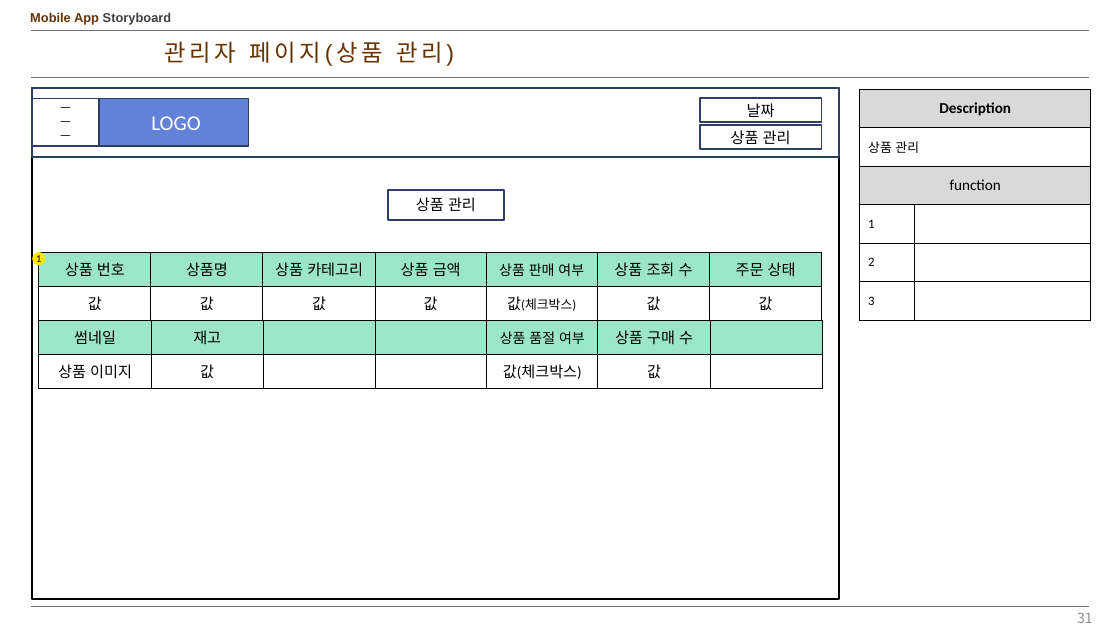
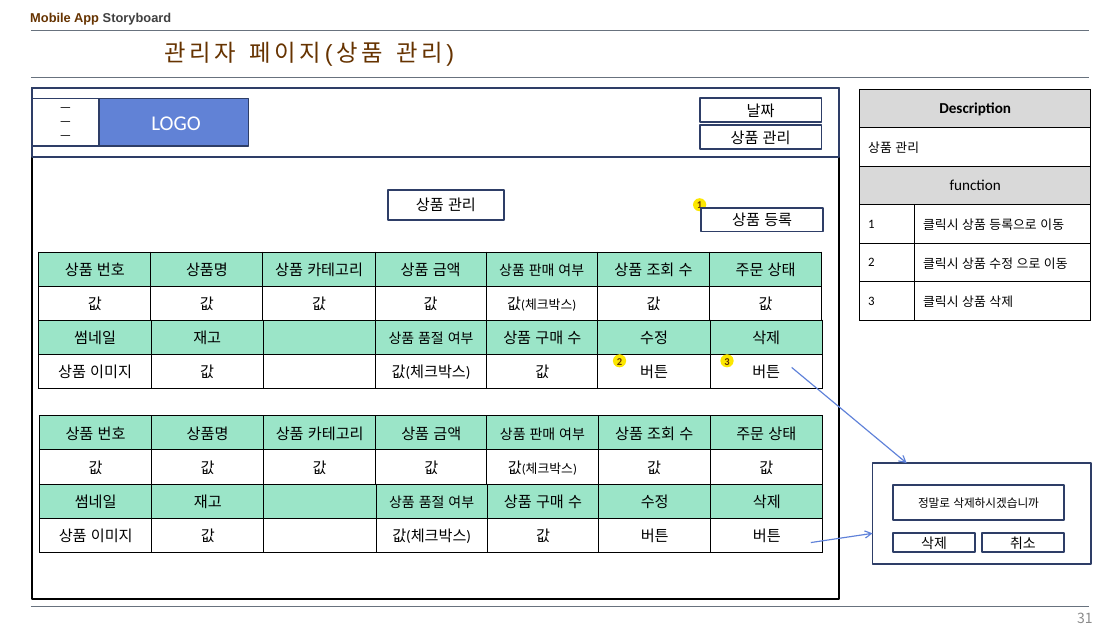
Before and after one commit to kangheechoul/document, a slide deck: slide 31 of 프레젠테이션 1.pptx. Drawn at 1120x630 pixels with LibreOffice and Linux fonts; fonts in the diff are those of the drawing. Boxes give left, top, right and bottom in pixels: in the first picture for what was removed or moved away, otherwise in the second. Text is boxed around its words. In the diff, an @@ line names an element or a change of style, - is before the commit and + after.

Commit message:
상품관리 완료

```diff
--- a/프레젠테이션 1.pptx
+++ b/프레젠테이션 1.pptx
@@ table at box(860, 89, 1091, 320) @@
-row 4, column 2: 
+row 4, column 2: 클릭시 상품 등록으로 이동
-row 5, column 2: 
+row 5, column 2: 클릭시 상품 수정 으로 이동
-row 6, column 2: 
+row 6, column 2: 클릭시 상품 삭제
@@ ellipse "1": place and size @@
-ellipse "1" at box(32, 252, 45, 266)
+ellipse "1" at box(693, 198, 707, 212)
@@ rectangle added at box(702, 208, 823, 232), fill #FFFFFF, outline #2E3E67 1.5 pt, 13 pt, text #000000 @@
+상품 등록
@@ table at box(39, 320, 823, 547) @@
-row 1: 썸네일 | 재고 |  |  | 상품 품절 여부 | 상품 구매 수 | 
+row 1: 썸네일 | 재고 |  | 상품 품절 여부 | 상품 구매 수 | 수정 | 삭제
-row 2: 상품 이미지 | 값 |  |  | 값(체크박스) | 값 | 
+row 2: 상품 이미지 | 값 |  | 값(체크박스) | 값 | 버튼 | 버튼
@@ ellipse added at box(613, 355, 627, 368), fill #FCE700, 9 pt, text #663300, bold @@
+2
@@ ellipse added at box(721, 355, 734, 368), fill #FCE700, 9 pt, text #663300, bold @@
+3
@@ arrow added from (791, 367) to (907, 463), #5E81D9 1 pt @@
@@ table added at box(39, 416, 820, 484), 2 rows, 7 columns @@
+상품 번호 | 상품명 | 상품 카테고리 | 상품 금액 | 상품 판매 여부 | 상품 조회 수 | 주문 상태
+값 | 값 | 값 | 값 | 값(체크박스) | 값 | 값
@@ rectangle added at box(873, 463, 1091, 564), fill #FFFFFF, outline #2E3E67 1.5 pt @@
@@ table added at box(39, 484, 824, 552), 2 rows, 7 columns @@
+썸네일 | 재고 |  | 상품 품절 여부 | 상품 구매 수 | 수정 | 삭제
+상품 이미지 | 값 |  | 값(체크박스) | 값 | 버튼 | 버튼
@@ rectangle added at box(893, 485, 1065, 520), fill #FFFFFF, outline #2E3E67 1.5 pt, 10 pt, text #000000 @@
+정말로 삭제하시겠습니까
@@ arrow added from (811, 543) to (873, 534), #5E81D9 1 pt @@
@@ rectangle added at box(893, 534, 975, 552), fill #FFFFFF, outline #2E3E67 1.5 pt, 12 pt, text #000000 @@
+삭제
@@ rectangle added at box(982, 534, 1065, 552), fill #FFFFFF, outline #2E3E67 1.5 pt, 12 pt, text #000000 @@
+취소
```
Also in this commit, not shown: 2 slides added.
